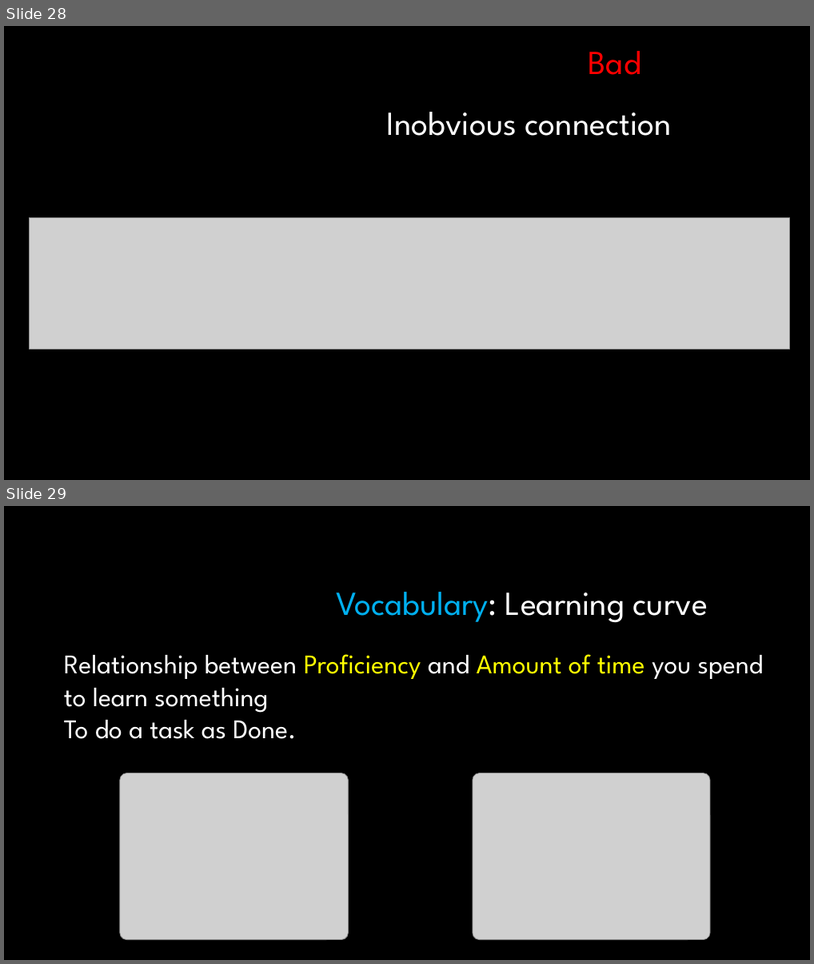
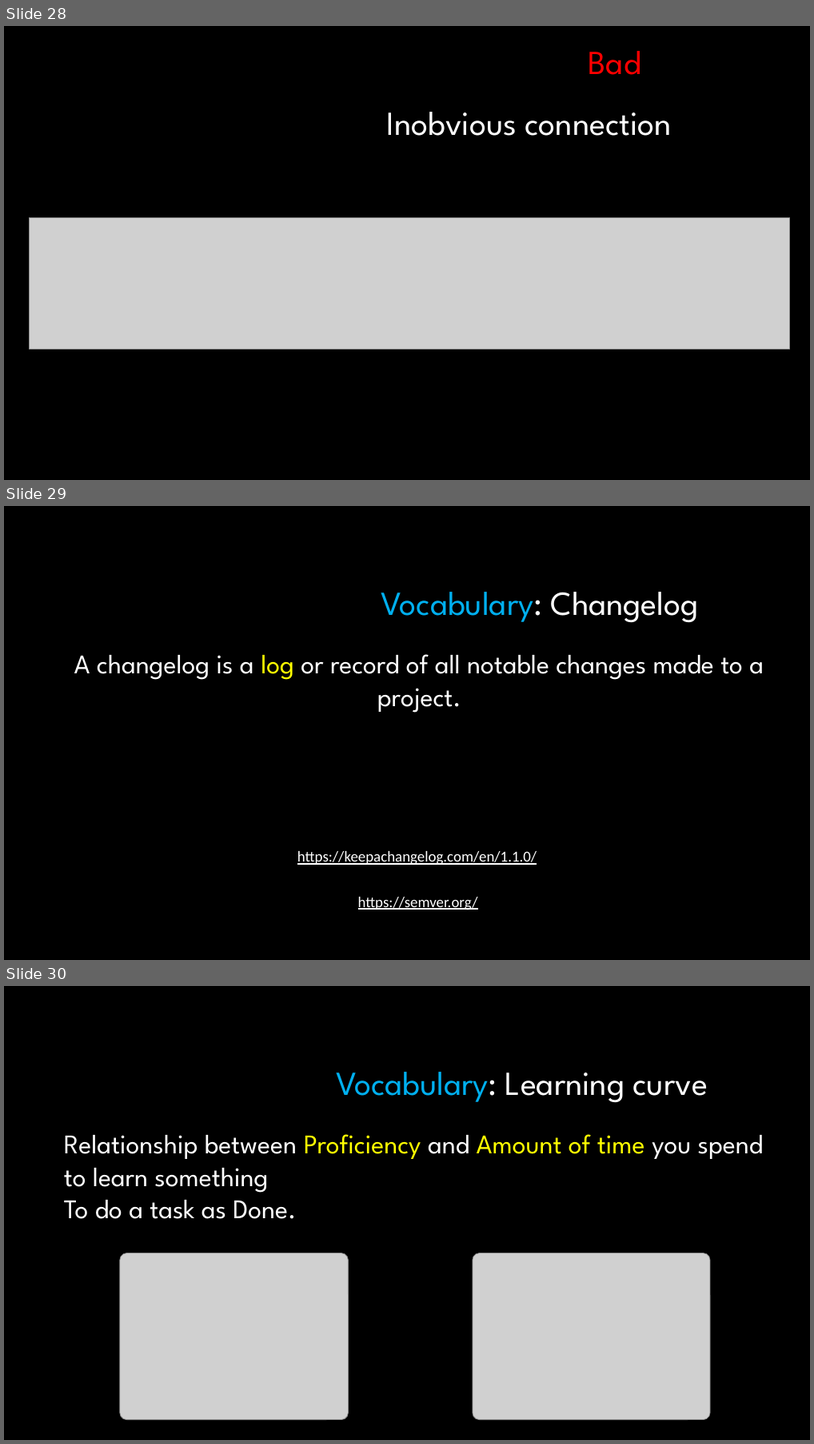
Before and after one commit to javaherisaber/CleanCode, a slide deck: slides/04 - Chapter 4 - Comments.pptx. Shown one above the other, each under a label of ours: slides 28 and 29 before the commit, slides 28, 29 and 30 after it. The pictures are 814x964 and 814x1444 pixels, drawn with LibreOffice and Linux fonts; fonts in the diff are those of the drawing; grey boxes stand for pictures; background and template pictures are left out. Boxes give left, top, right and bottom in pixels: in the first picture for what was removed or moved away, otherwise in the second. Text is boxed around its words. In the diff, an @@ line names an element or a change of style, - is before the commit and + after.

Commit message:
Add changelog vocab to chapter 4 slide

```diff
--- a/slides/04 - Chapter 4 - Comments.pptx
+++ b/slides/04 - Chapter 4 - Comments.pptx
@@ slide 29 added at [4,506,810,960], background #FFFFFF; not listed: 1 template element that a slide beside it also shows @@
@@ title added at [382,592,699,623], 40 pt, text #00B0F0 @@
+Vocabulary: Changelog
@@ text added at [74,654,764,712], 32 pt, text #FFFFFF @@
+A changelog is a log or record of all notable changes made to a project.
@@ text added at [298,851,537,864], 18 pt, text #FFFFFF, underline @@
+https://keepachangelog.com/en/1.1.0/
@@ text added at [358,896,478,910], 18 pt, text #FFFFFF, underline @@
+https://semver.org/
@@ what was slide 29 is now slide 30 @@
```
